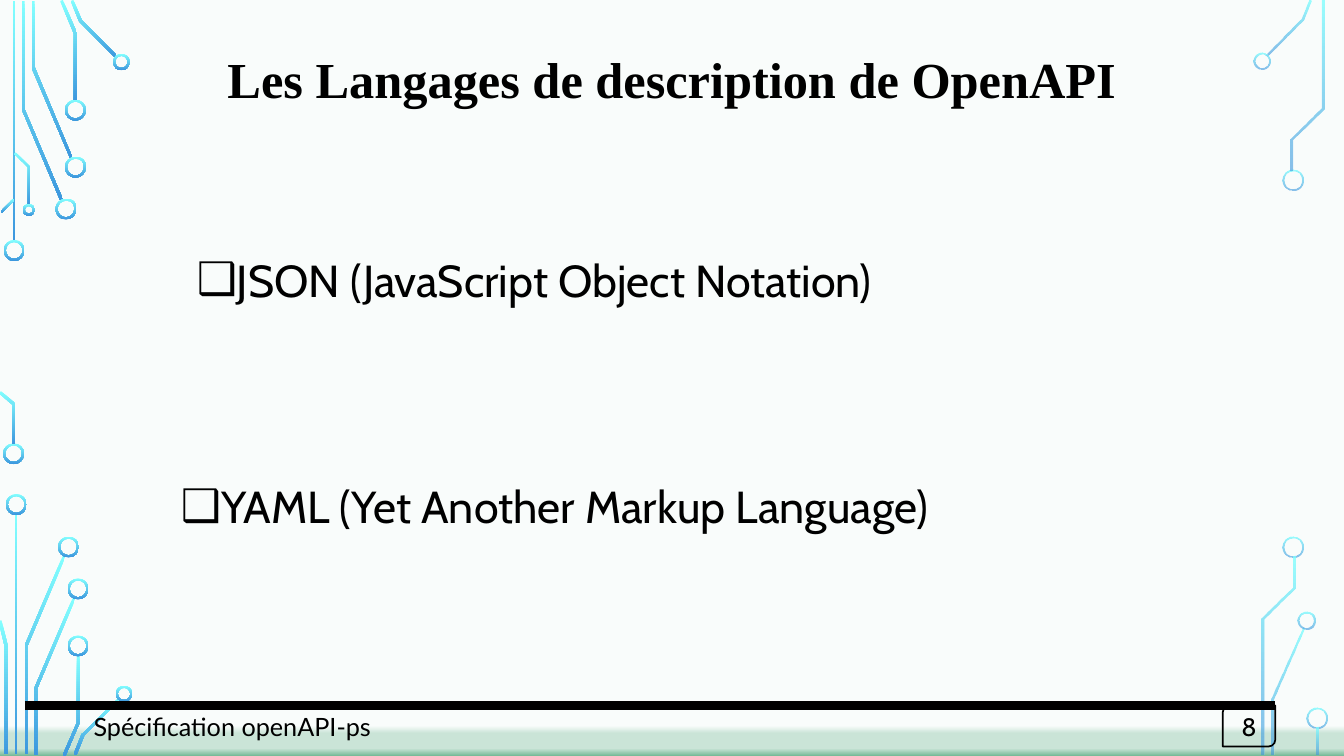
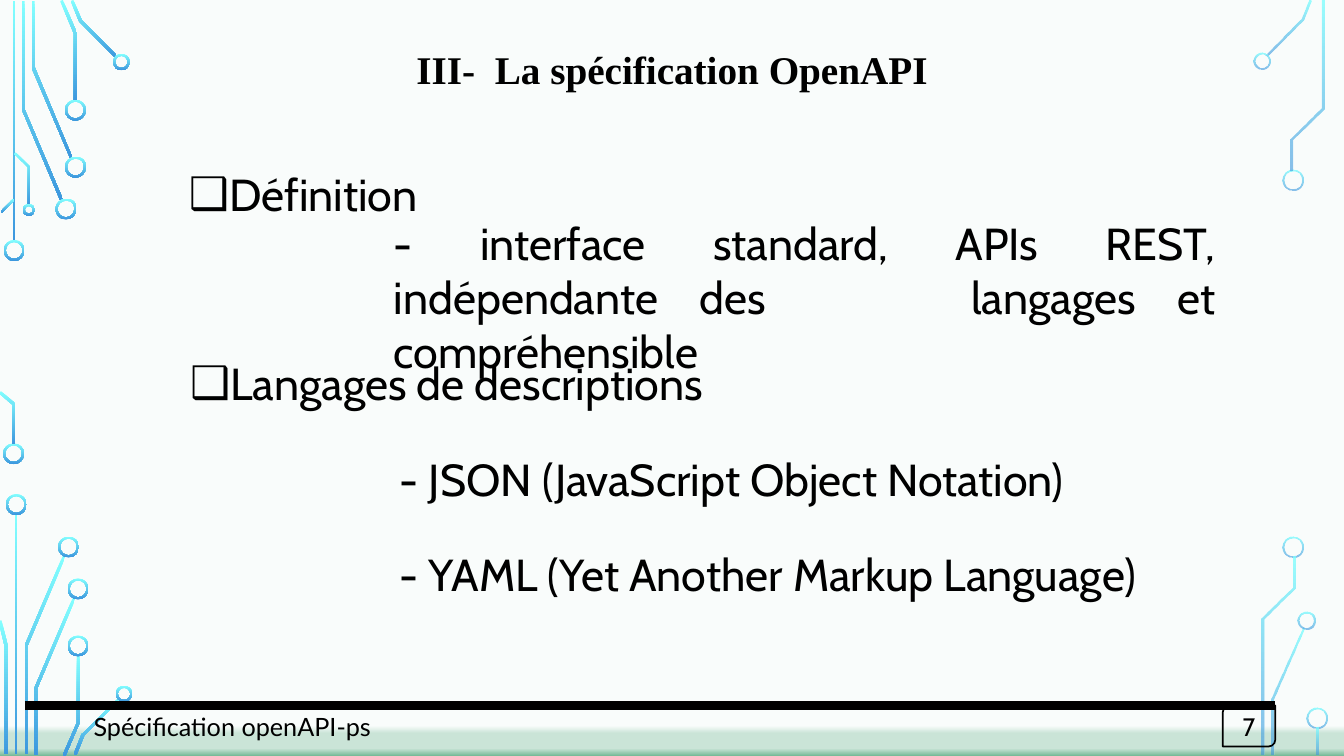
Before and after one commit to OA-Souleymane/MyGitHub-Files, a slide deck: slide 7 of Chapitres/mémoire/diapoMemoire.pptx (slide 8 before the commit). Drawn at 1344x756 pixels with LibreOffice and Linux fonts; fonts in the diff are those of the drawing; background and template pictures are left out. Boxes give left, top, right and bottom in pixels: in the first picture for what was removed or moved away, otherwise in the second. Text is boxed around its words. In the diff, an @@ line names an element or a change of style, - is before the commit and + after.

```diff
--- a/Chapitres/mémoire/diapoMemoire.pptx
+++ b/Chapitres/mémoire/diapoMemoire.pptx
@@ text added at (416, 56, 928, 91), 28 pt, text #000000, bold @@
+III- La spécification OpenAPI
@@ text removed at (227, 63, 1116, 109) @@
-Les Langages de description de OpenAPI
@@ text added at (229, 177, 417, 212), 32 pt, text #000000 @@
+❑ Définition
@@ text added at (480, 226, 1216, 324), 32 pt, text #000000 @@
+- interface standard, APIs REST, indépendante des langages et compréhensible
@@ text added at (230, 363, 703, 411), 32 pt, text #000000 @@
+❑ Langages de descriptions
@@ text at (429, 462, 1063, 506): text changed @@
-❑ JSON (JavaScript Object Notation)
+- JSON (JavaScript Object Notation)
@@ text at (429, 557, 1136, 601): text changed @@
-❑ YAML (Yet Another Markup Language)
+- YAML (Yet Another Markup Language)
@@ text in round diag rect at (1243, 715, 1256, 736): text changed @@
-8
+7
```
Also in this commit, not shown: 11 other slides changed, 2 slides added, 2 slides removed, 3 other files.
